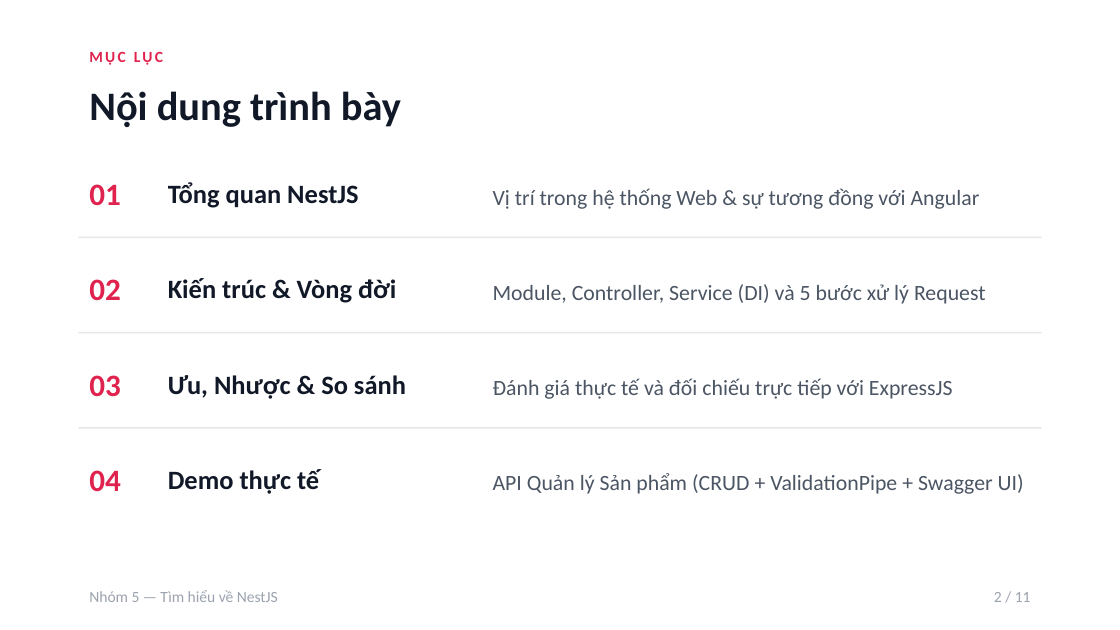
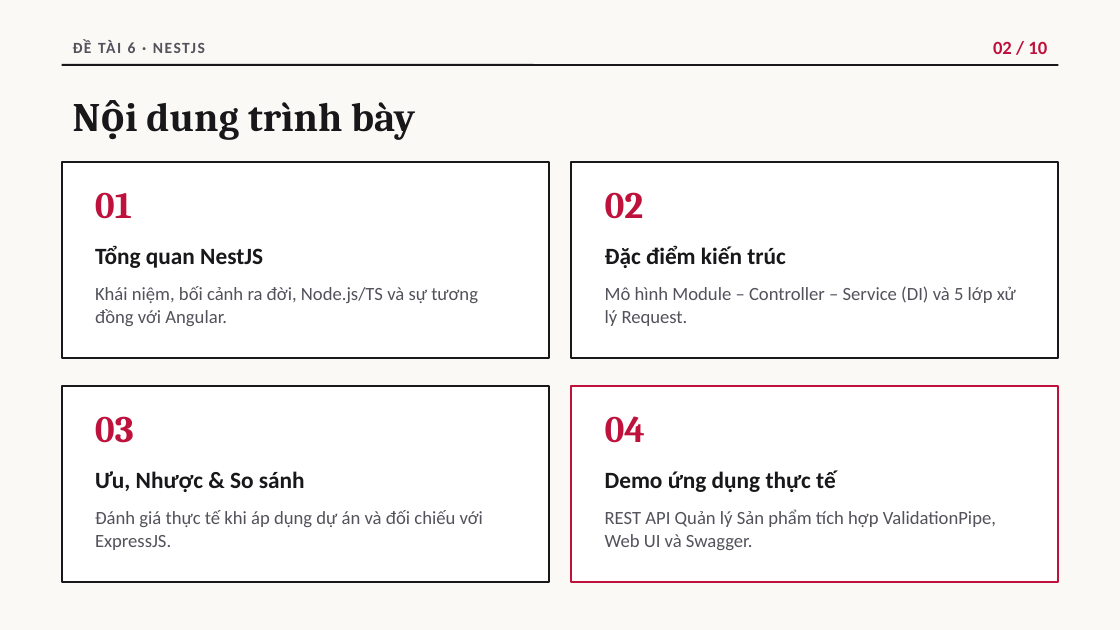
Before and after one commit to Musual-Moncra/nestjs-presentation-group5, a slide deck: slide 2 of Slide_ThuyetTrinh_NestJS_Nhom5.pptx. Drawn at 1120x630 pixels with LibreOffice and Linux fonts; fonts in the diff are those of the drawing. Boxes give left, top, right and bottom in pixels: in the first picture for what was removed or moved away, otherwise in the second. Text is boxed around its words. In the diff, an @@ line names an element or a change of style, - is before the commit and + after.

Commit message:
design: distinct split-editorial layout for Group 5 and remove demo instruction slide

```diff
--- a/Slide_ThuyetTrinh_NestJS_Nhom5.pptx
+++ b/Slide_ThuyetTrinh_NestJS_Nhom5.pptx
@@ background #FFFFFF to #FAF9F6 @@
@@ text at bbox=[73, 40, 205, 53]: text changed; text colour #E0234E to #52525B @@
-MỤC LỤC
+ĐỀ TÀI 6 · NESTJS
@@ text added at bbox=[993, 41, 1047, 54], 12 pt, text #BE123C, bold @@
+02 / 10
@@ text "Nội dung trình bày": place and size @@
-text "Nội dung trình bày" at bbox=[89, 91, 401, 127]
+text "Nội dung trình bày" at bbox=[146, 102, 415, 140]
@@ text "Nội dung trình bày" at bbox=[146, 102, 415, 140]: font Calibri to Cambria, text colour #111827 to #18181B @@
@@ line added from (62, 65) to (1058, 65), #18181B 1.25 pt @@
@@ rectangle added at bbox=[62, 162, 549, 358], fill #FFFFFF, outline #18181B 1.25 pt @@
@@ text "01": place and size @@
-text "01" at bbox=[89, 184, 121, 205]
+text "01" at bbox=[95, 192, 132, 219]
@@ rectangle added at bbox=[571, 162, 1058, 358], fill #FFFFFF, outline #18181B 1.25 pt @@
@@ text "02": place and size @@
-text "02" at bbox=[89, 279, 121, 300]
+text "02" at bbox=[605, 192, 644, 219]
@@ text removed at bbox=[493, 188, 980, 209] @@
-Vị trí trong hệ thống Web & sự tương đồng với Angular
@@ line removed from (78, 237) to (1042, 237) @@
@@ text "Tổng quan NestJS": place and size @@
-text "Tổng quan NestJS" at bbox=[168, 182, 358, 208]
+text "Tổng quan NestJS" at bbox=[95, 245, 263, 268]
@@ text "Tổng quan NestJS" at bbox=[95, 245, 263, 268]: size 17 to 15 pt, text colour #111827 to #18181B @@
@@ text added at bbox=[605, 245, 786, 268], 15 pt, text #18181B, bold @@
+Đặc điểm kiến trúc
@@ text added at bbox=[95, 286, 478, 326], 12 pt, text #52525B @@
+Khái niệm, bối cảnh ra đời, Node.js/TS và sự tương đồng với Angular.
@@ text removed at bbox=[168, 278, 396, 303] @@
-Kiến trúc & Vòng đời
@@ text at bbox=[605, 286, 1016, 326]: text changed; size 14 to 12 pt; text colour #4B5563 to #52525B @@
-Module, Controller, Service (DI) và 5 bước xử lý Request
+Mô hình Module – Controller – Service (DI) và 5 lớp xử lý Request.
@@ line removed from (78, 333) to (1042, 333) @@
@@ rectangle added at bbox=[62, 386, 549, 582], fill #FFFFFF, outline #18181B 1.25 pt @@
@@ rectangle added at bbox=[571, 386, 1058, 582], fill #FFFFFF, outline #BE123C 1.25 pt @@
@@ text "03": place and size @@
-text "03" at bbox=[89, 375, 121, 397]
+text "03" at bbox=[95, 416, 134, 443]
@@ size 20 to 24 pt, font Calibri to Cambria, text colour #E0234E to #BE123C in 4 elements at bbox=[95, 192, 132, 219], bbox=[95, 416, 134, 443], bbox=[605, 192, 644, 219], bbox=[605, 416, 646, 443] @@
@@ text "04": place and size @@
-text "04" at bbox=[89, 470, 121, 491]
+text "04" at bbox=[605, 416, 646, 443]
@@ line removed from (78, 428) to (1042, 428) @@
@@ text "Ưu, Nhược & So sánh" at bbox=[95, 471, 305, 492]: size 17 to 15 pt, text colour #111827 to #18181B @@
@@ text "Ưu, Nhược & So sánh": place and size @@
-text "Ưu, Nhược & So sánh" at bbox=[168, 375, 406, 399]
+text "Ưu, Nhược & So sánh" at bbox=[95, 471, 305, 492]
@@ text at bbox=[605, 470, 836, 492]: text changed; size 17 to 15 pt; text colour #111827 to #18181B @@
-Demo thực tế
+Demo ứng dụng thực tế
@@ vertical alignment middle to top in 3 elements at bbox=[605, 286, 1016, 326], bbox=[605, 509, 996, 550], bbox=[95, 510, 483, 550] @@
@@ text at bbox=[605, 509, 996, 550]: text changed; size 14 to 12 pt; text colour #4B5563 to #52525B @@
-API Quản lý Sản phẩm (CRUD + ValidationPipe + Swagger UI)
+REST API Quản lý Sản phẩm tích hợp ValidationPipe, Web UI và Swagger.
@@ text at bbox=[95, 510, 483, 550]: text changed; size 14 to 12 pt; text colour #4B5563 to #52525B @@
-Đánh giá thực tế và đối chiếu trực tiếp với ExpressJS
+Đánh giá thực tế khi áp dụng dự án và đối chiếu với ExpressJS.
@@ text removed at bbox=[89, 590, 278, 602] @@
-Nhóm 5 — Tìm hiểu về NestJS
@@ text removed at bbox=[994, 592, 1031, 602] @@
-2 / 11
```
Also in this commit, not shown: 6 other slides changed, 3 slides added, 4 slides removed, 2 other files.
